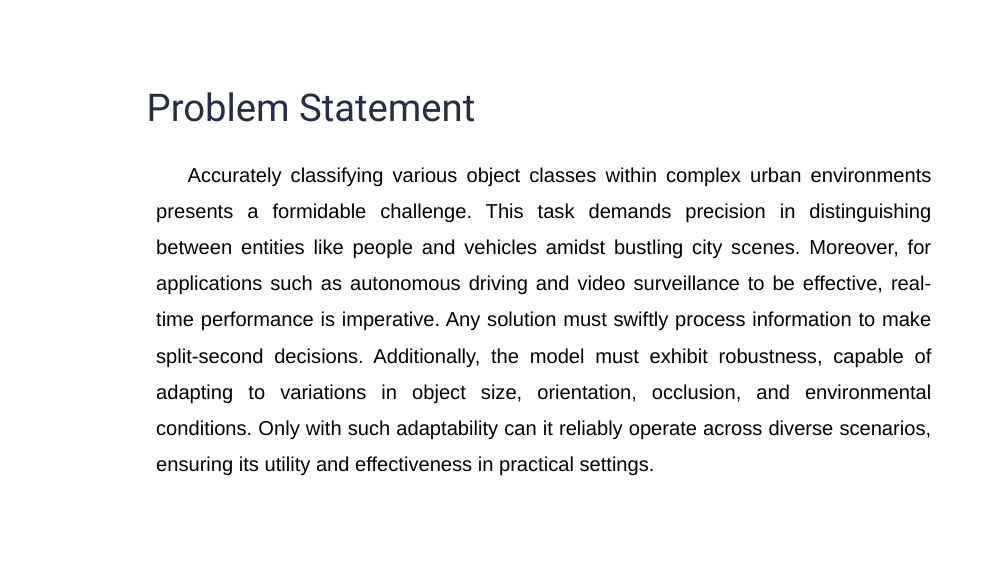
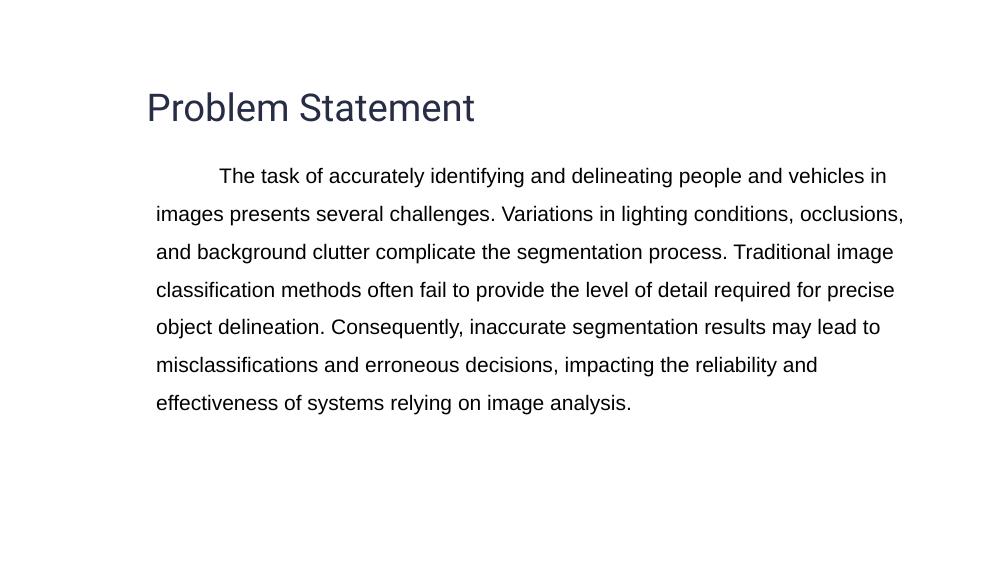
Before and after one commit to sriramkumar29/TNSDC-ImageSegmentation, a slide deck: slide 4 of Image_segmentation_NM.pptx. Drawn at 1008x567 pixels with LibreOffice and Linux fonts; fonts in the diff are those of the drawing. Boxes give left, top, right and bottom in pixels: in the first picture for what was removed or moved away, otherwise in the second. Text is boxed around its words. In the diff, an @@ line names an element or a change of style, - is before the commit and + after.

```diff
--- a/Image_segmentation_NM.pptx
+++ b/Image_segmentation_NM.pptx
@@ text at (156,167,904,414): text changed; size 23 to 24 pt @@
-Accurately classifying various object classes within complex urban environments presents a formidable challenge. This task demands precision in distinguishing between entities like people and vehicles amidst bustling city scenes. Moreover, for applications such as autonomous driving and video surveillance to be effective, real-time performance is imperative. Any solution must swiftly process information to make split-second decisions. Additionally, the model must exhibit robustness, capable of adapting to variations in object size, orientation, occlusion, and environmental conditions. Only with such adaptability can it reliably operate across diverse scenarios, ensuring its utility and effectiveness in practical settings.
+The task of accurately identifying and delineating people and vehicles in images presents several challenges. Variations in lighting conditions, occlusions, and background clutter complicate the segmentation process. Traditional image classification methods often fail to provide the level of detail required for precise object delineation. Consequently, inaccurate segmentation results may lead to misclassifications and erroneous decisions, impacting the reliability and effectiveness of systems relying on image analysis.
```
